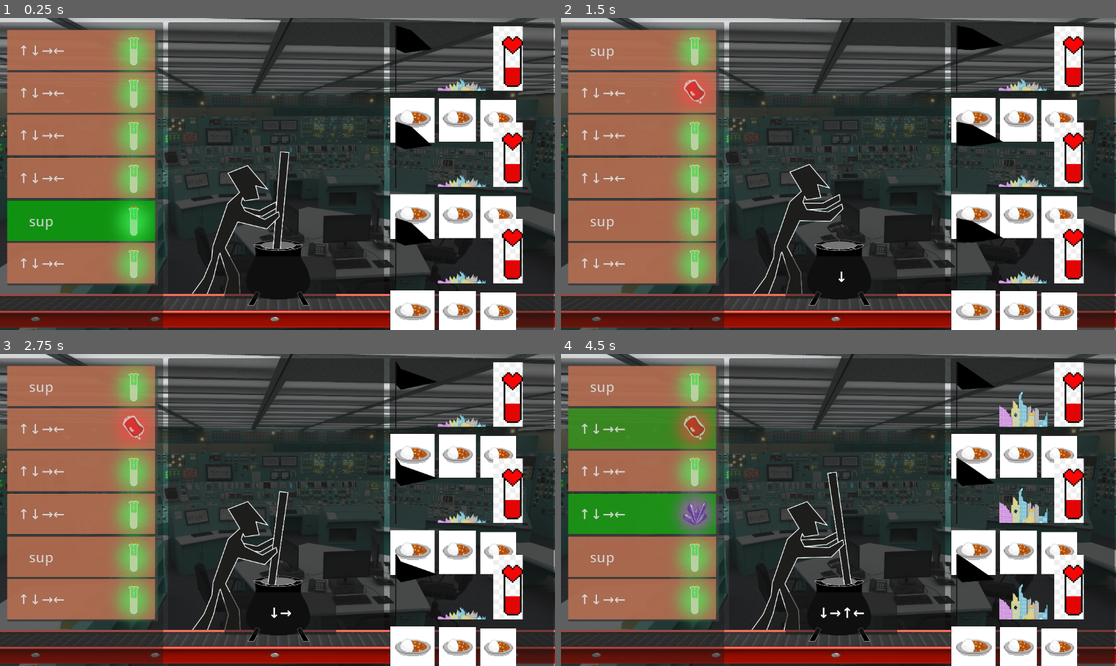
Above: before the commit, frames 1-4 (two rows, left to right).
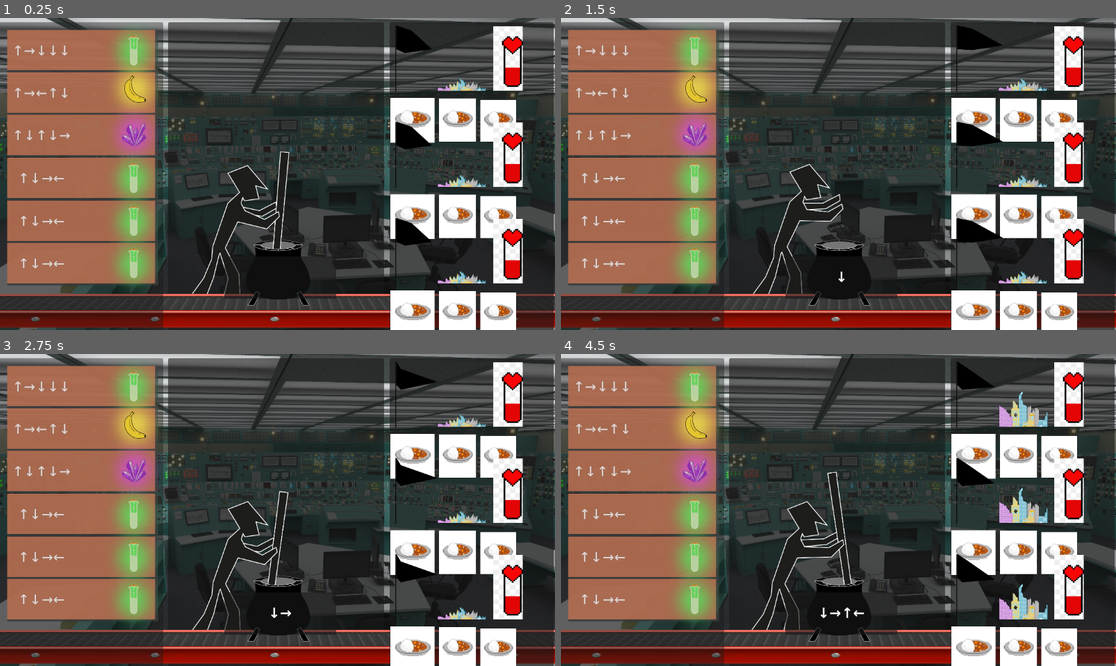
Above: after the commit, the same moments.

Repository: MelissaEPFL/OrbitalGameJam2025
Game: Godot game, scene res://main.tscn
Same seed, same stepped clock (60 frames per second), same inputs: the game is played once before the commit and once after it.
Inputs:
- Up to frame 1 (0.25 s): no input
- Up to frame 2 (1.5 s): tap Enter at 0.5, 0.6 s; hold D 0.53-1.28 s; hold S from 1.28 s (still down); tap 1 at 1.35 s
- Up to frame 3 (2.75 s): release S at 2.03 s; hold D from 2.03 s (still down); tap 2 at 2.1 s
- Up to frame 4 (4.5 s): release D at 2.78 s; hold W 2.78-3.53 s; tap 3 at 2.85 s; hold A from 3.53 s (still down); tap 4 at 3.6 s; tap 5 at 4.35 s

The runs differ from the first frame. In frame 1, 5.6% of the frame differs, in the area x 1-29%, y 8-72%; in frame 2, 2.1%; in frame 3, 2.1%; in frame 4, 8.1%, in the area x 1-29%, y 8-68%.

Commit message:
local conflict fixed

Diff:
--- a/Game/control_menugauche.gd
+++ b/Game/control_menugauche.gd
@@ -4,23 +4,27 @@
 	var current_panel : Panel = null
 	match recipe_panel_num:
 		0:
-			print("NOT ZERO INDEXED SORRY")
+			current_panel = $RecipePanel1
 		1:
-			current_panel = $RecipePanel1
+			current_panel = $RecipePanel2
 		2:
-			current_panel = $RecipePanel2
+			current_panel = $RecipePanel3
 		3:
-			current_panel = $RecipePanel3
+			current_panel = $RecipePanel4
 		4:
-			current_panel = $RecipePanel4
+			current_panel = $RecipePanel5
 		5:
-			current_panel = $RecipePanel5
-		6:
 			current_panel = $pRecipePanel6
 		_:
 			print("WRONG NUMBER")
 	return current_panel
 
+func update_panel(panel_incantation: String, recipe_panel_num: int):
+	var current_panel : Panel = select_RecipePanel(recipe_panel_num)
+	current_panel.get_node("AnimatedSprite2D").frame = recipe_panel_num
+	current_panel.get_node("Label").text = panel_incantation
+	#current_panel.flash_green()
+'''
 func update_sprite(sprite_frame: int, recipe_panel_num: int):
 	var current_panel : Panel = select_RecipePanel(recipe_panel_num)
 	if sprite_frame > 5:
@@ -29,9 +33,13 @@
 		print("SUPER WRONG")
 	current_panel.get_node("AnimatedSprite2D").frame = sprite_frame
 	current_panel.flash_green()
+'''
+func interecpt_success(incantation_input_string:String, sprite_frame:int):
+	var current_panel : Panel = select_RecipePanel(sprite_frame)
+	current_panel.flash_green()
 
-func foo( target :int):
-	pass
+func interecpt_setup(incant_string: String, sprite_frame : int):
+	update_panel(incant_string,sprite_frame)
 
 func update_incantation(new_text: String, recipe_panel_num: int):
 	var current_panel : Panel = select_RecipePanel(recipe_panel_num)
@@ -39,10 +47,12 @@
 	label.text = new_text # Update the label's text
 	current_panel.flash_green()
 
+'''
+func _process(delta: float) -> void:
 
-func _process(delta: float) -> void:
 	if randf() < 1.0 / 200.0:
-			update_incantation("sup", 1)
+			interecpt_success("sup", 1)
+
 	if randf() < 1.0 / 200.0:
 			update_sprite(3, 2)
 	if randf() < 1.0 / 200.0:
@@ -51,3 +61,4 @@
 			update_sprite(2, 4)
 	if randf() < 1.0 / 200.0:
 			update_incantation("sup", 5)
+'''
--- a/Game/main.tscn
+++ b/Game/main.tscn
@@ -261,11 +261,12 @@
 animation = &"idle"
 script = ExtResource("6_dg77c")
 
+[connection signal="associateRecipeElement" from="GameManager" to="Menu gauche/ControlMenugauche" method="interecpt_setup"]
 [connection signal="failedMissileLaunch" from="GameManager" to="Menu central/Martin" method="_on_failure"]
 [connection signal="incantationCharacterStream" from="GameManager" to="Menu central/IncantationPanel" method="treatSignal"]
 [connection signal="successfulIncantation" from="GameManager" to="GameManager/FinishedIngredients" method="update_ingredient"]
 [connection signal="successfulMissileLaunch" from="GameManager" to="GameManager/FinishedIngredients" method="reset_grid"]
-[connection signal="successfulMissileLaunch" from="GameManager" to="Menu gauche/ControlMenugauche" method="foo"]
+[connection signal="successfulIncantation" from="GameManager" to="Menu gauche/ControlMenugauche" method="interecpt_success"]
 [connection signal="successfulMissileLaunch" from="GameManager" to="Menu central/Chaudron" method="_on_recipe_change"]
 [connection signal="chaudron_arrived" from="Menu central/Chaudron" to="Menu central/ConveyorBelt" method="_conveyor_on_off"]
 [connection signal="chaudron_moving" from="Menu central/Chaudron" to="Menu central/ConveyorBelt" method="_conveyor_on_off"]
--- a/Game/recipePanel.tscn
+++ b/Game/recipePanel.tscn
@@ -105,5 +105,5 @@
 position = Vector2(263, 38)
 scale = Vector2(0.467593, 0.467593)
 sprite_frames = SubResource("SpriteFrames_cbd0w")
-frame_progress = 0.600589
-speed_scale = 0.5
+frame_progress = 0.329842
+speed_scale = 0.2
